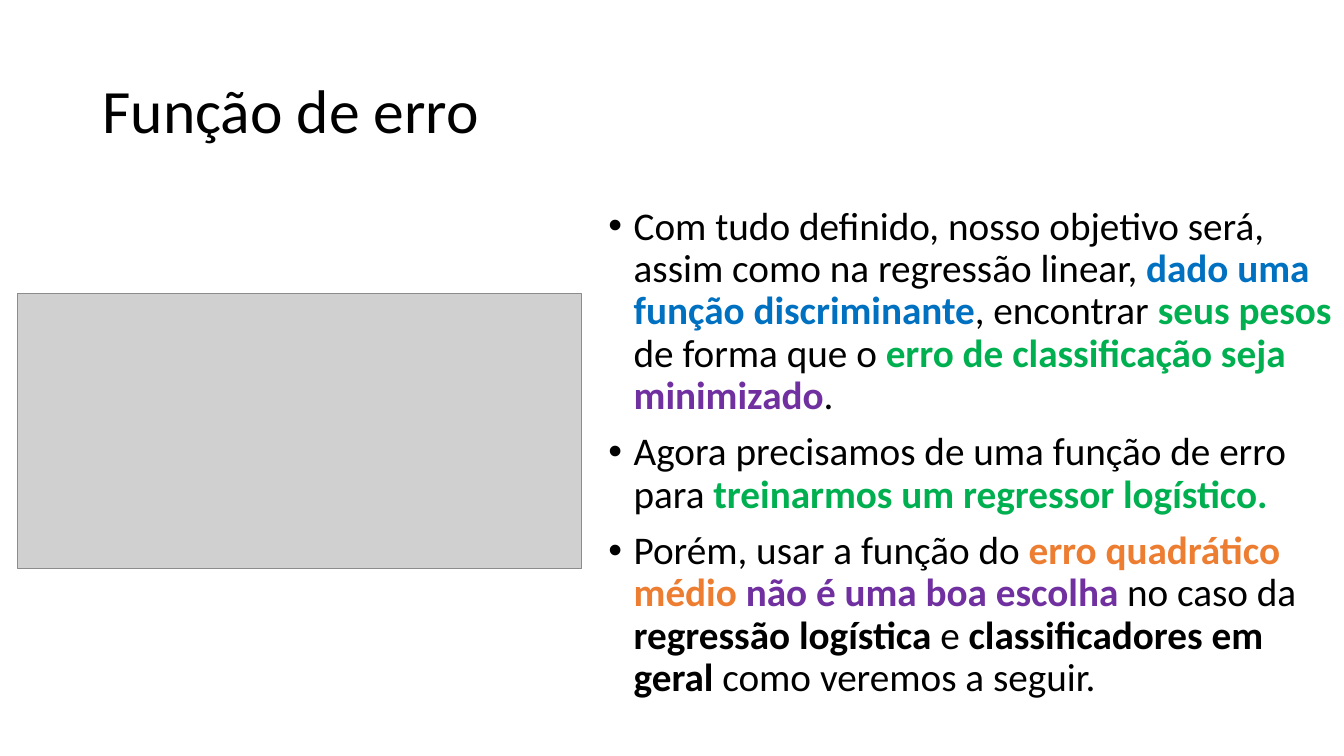
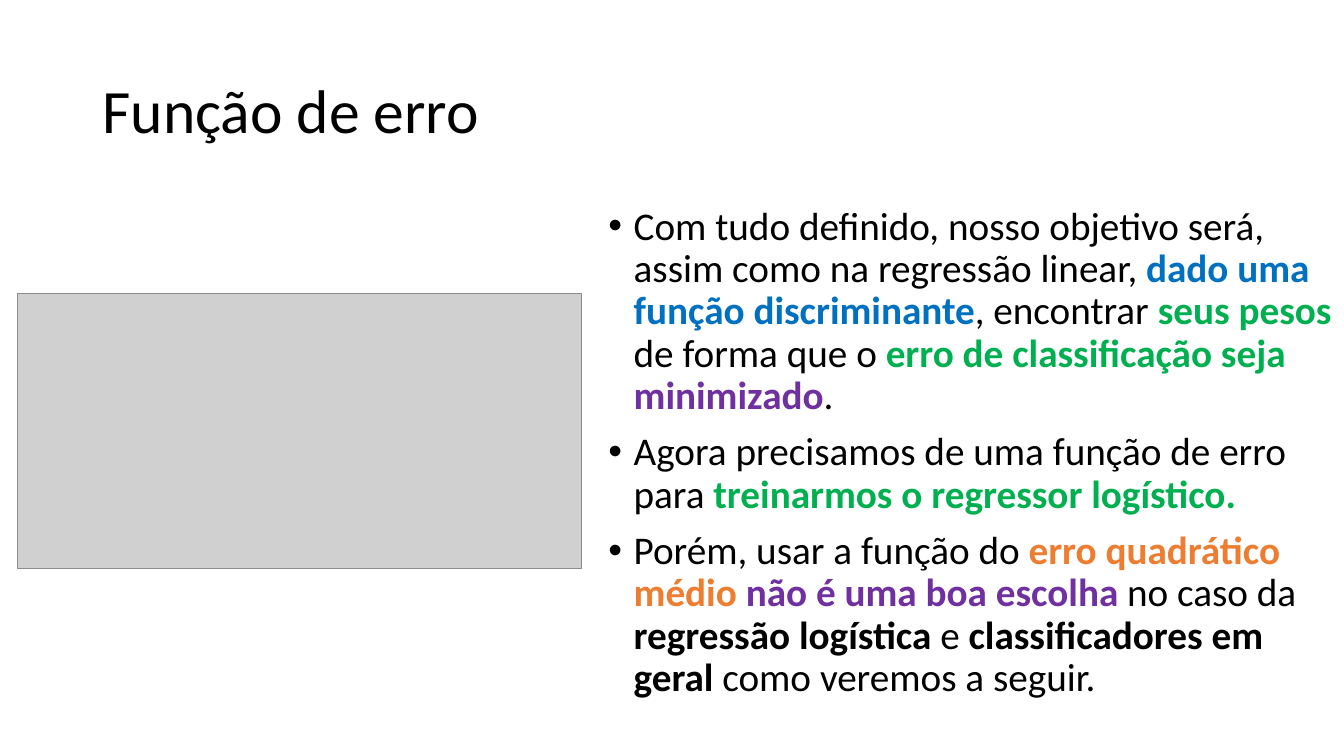
Before and after one commit to zz4fap/c24_inteligencia_artificial, a slide deck: slide 34 of slides/C24_Classificação.pptx. Drawn at 1344x756 pixels with LibreOffice and Linux fonts; fonts in the diff are those of the drawing; grey boxes stand for pictures. Boxes give left, top, right and bottom in pixels: in the first picture for what was removed or moved away, otherwise in the second. Text is boxed around its words. In the diff, an @@ line names an element or a change of style, - is before the commit and + after.

```diff
--- a/slides/C24_Classificação.pptx
+++ b/slides/C24_Classificação.pptx
@@ text at box(634, 437, 1286, 515): text changed @@
-• Agora precisamos de uma função de erro para treinarmos um regressor logístico.
+• Agora precisamos de uma função de erro para treinarmos o regressor logístico.
```
Also in this commit, not shown: 6 other slides changed, 2 slides added, 2 other files.
